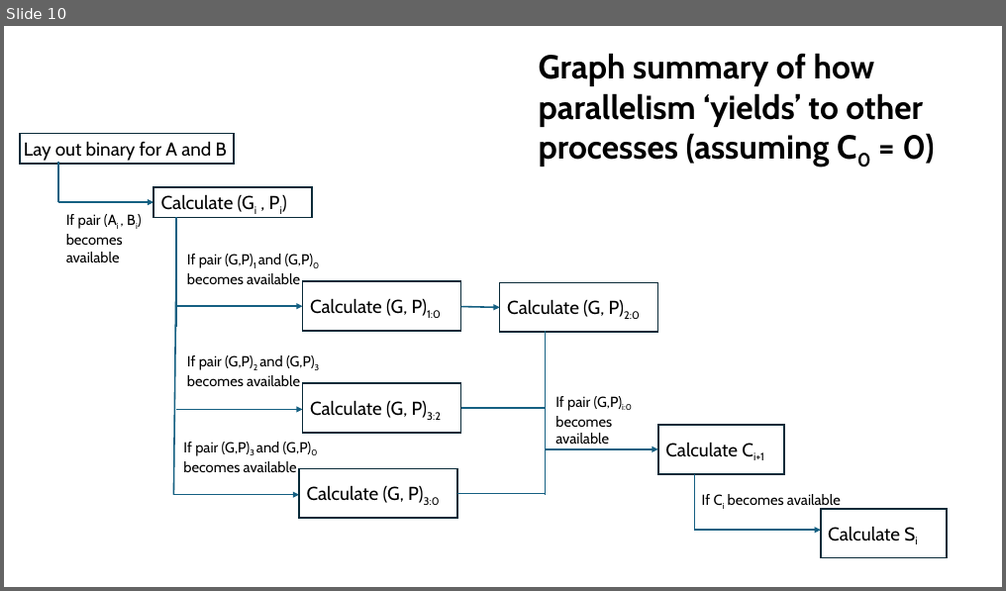
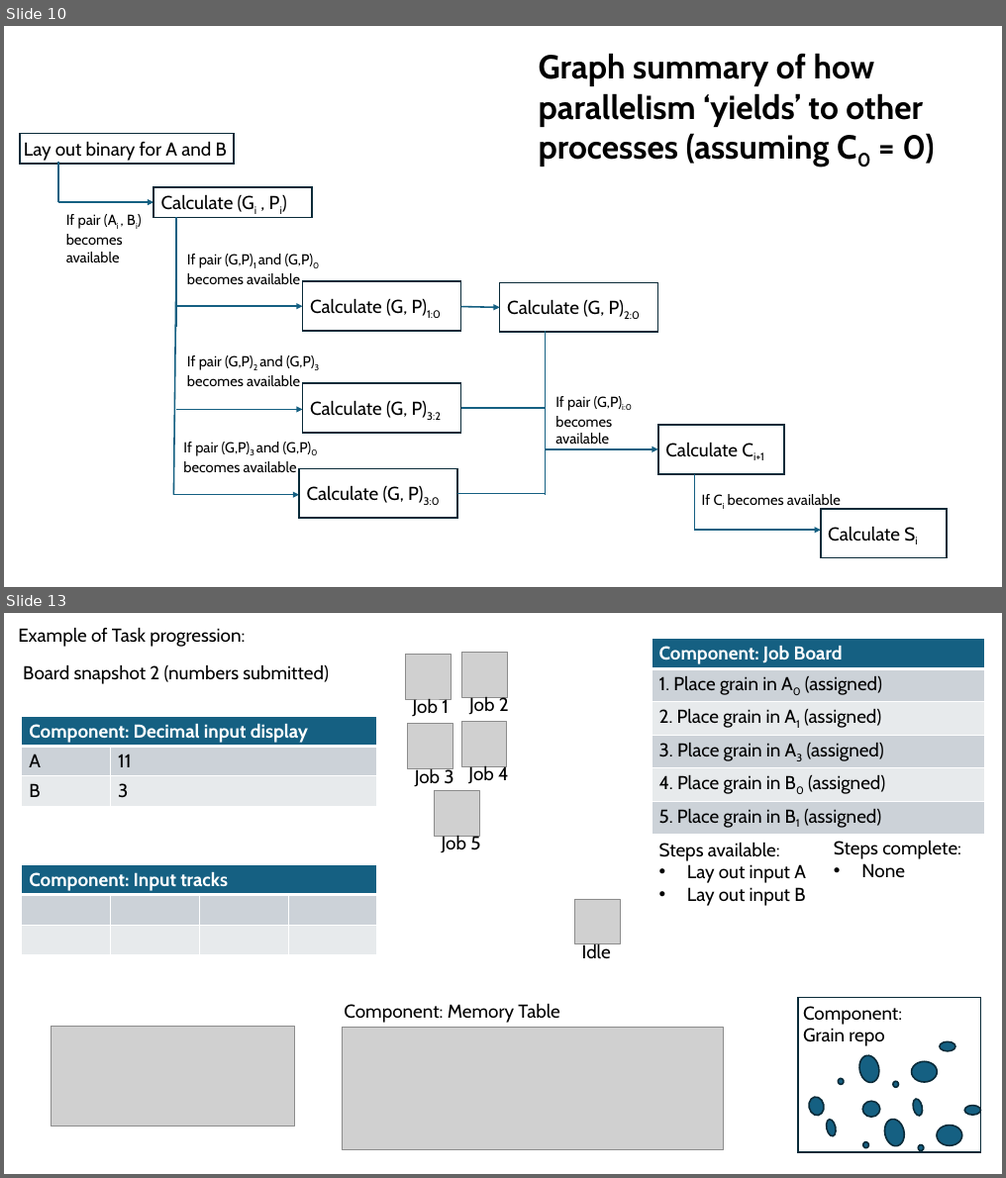
Before and after one commit to John-Cap/Ant-Colony-Calculator-Simulator, a slide deck: design/brainstorming/ant_board.pptx. Shown one above the other, each under a label of ours: slide 10 before the commit, slides 10 and 13 after it; the slides between them are not shown. The pictures are 1006x591 and 1006x1178 pixels, drawn with LibreOffice and Linux fonts; fonts in the diff are those of the drawing; grey boxes stand for pictures. Boxes give left, top, right and bottom in pixels: in the first picture for what was removed or moved away, otherwise in the second. Text is boxed around its words. In the diff, an @@ line names an element or a change of style, - is before the commit and + after.

```diff
--- a/design/brainstorming/ant_board.pptx
+++ b/design/brainstorming/ant_board.pptx
@@ slide 13 added at [4, 613, 1002, 1174], background #FFFFFF @@
@@ text added at [18, 627, 245, 647], 18 pt, text #000000 @@
+Example of Task progression:
@@ table added at [651, 639, 984, 832], 6 rows, 1 columns @@
+Component: Job Board
+1. Place grain in A0 (assigned)
+2. Place grain in A1 (assigned)
+3. Place grain in A3 (assigned)
+4. Place grain in B0 (assigned)
+5. Place grain in B1 (assigned)
@@ text added at [23, 664, 329, 684], 18 pt, text #000000 @@
+Board snapshot 2 (numbers submitted)
@@ picture added at [405, 654, 450, 699] @@
@@ picture added at [462, 652, 508, 697] @@
@@ text added at [413, 697, 449, 716], 18 pt, text #000000 @@
+Job 1
@@ text added at [469, 696, 509, 715], 18 pt, text #000000 @@
+Job 2
@@ table added at [22, 716, 377, 806], 3 rows, 2 columns @@
+Component: Decimal input display | 
+A | 11
+B | 3
@@ picture added at [408, 724, 453, 769] @@
@@ picture added at [461, 722, 507, 767] @@
@@ text added at [415, 767, 453, 787], 18 pt, text #000000 @@
+Job 3
@@ picture added at [434, 790, 479, 836] @@
@@ text added at [468, 765, 509, 784], 18 pt, text #000000 @@
+Job 4
@@ text added at [442, 834, 480, 853], 18 pt, text #000000 @@
+Job 5
@@ text added at [659, 842, 806, 906], 18 pt, text #000000 @@
+Steps available:
+• Lay out input A
+• Lay out input B
@@ text added at [834, 841, 961, 877], 18 pt, text #000000 @@
+Steps complete:
+• None
@@ table added at [22, 865, 378, 956], 3 rows, 4 columns @@
+Component: Input tracks |  |  | 
+ |  |  | 
+ |  |  | 
@@ picture added at [574, 899, 620, 945] @@
@@ text added at [582, 943, 611, 959], 18 pt, text #000000 @@
+Idle
@@ picture added at [51, 1026, 294, 1128] @@
@@ picture added at [342, 1028, 724, 1151] @@
@@ text added at [344, 1003, 560, 1023], 18 pt, text #000000 @@
+Component: Memory Table
@@ group added at [798, 998, 981, 1153]: 14 ellipses, 1 rectangle, 1 text @@
+Component:
+Grain repo
```
Also in this commit, not shown: 1 slide changed, 8 other slides added, 37 other files.
